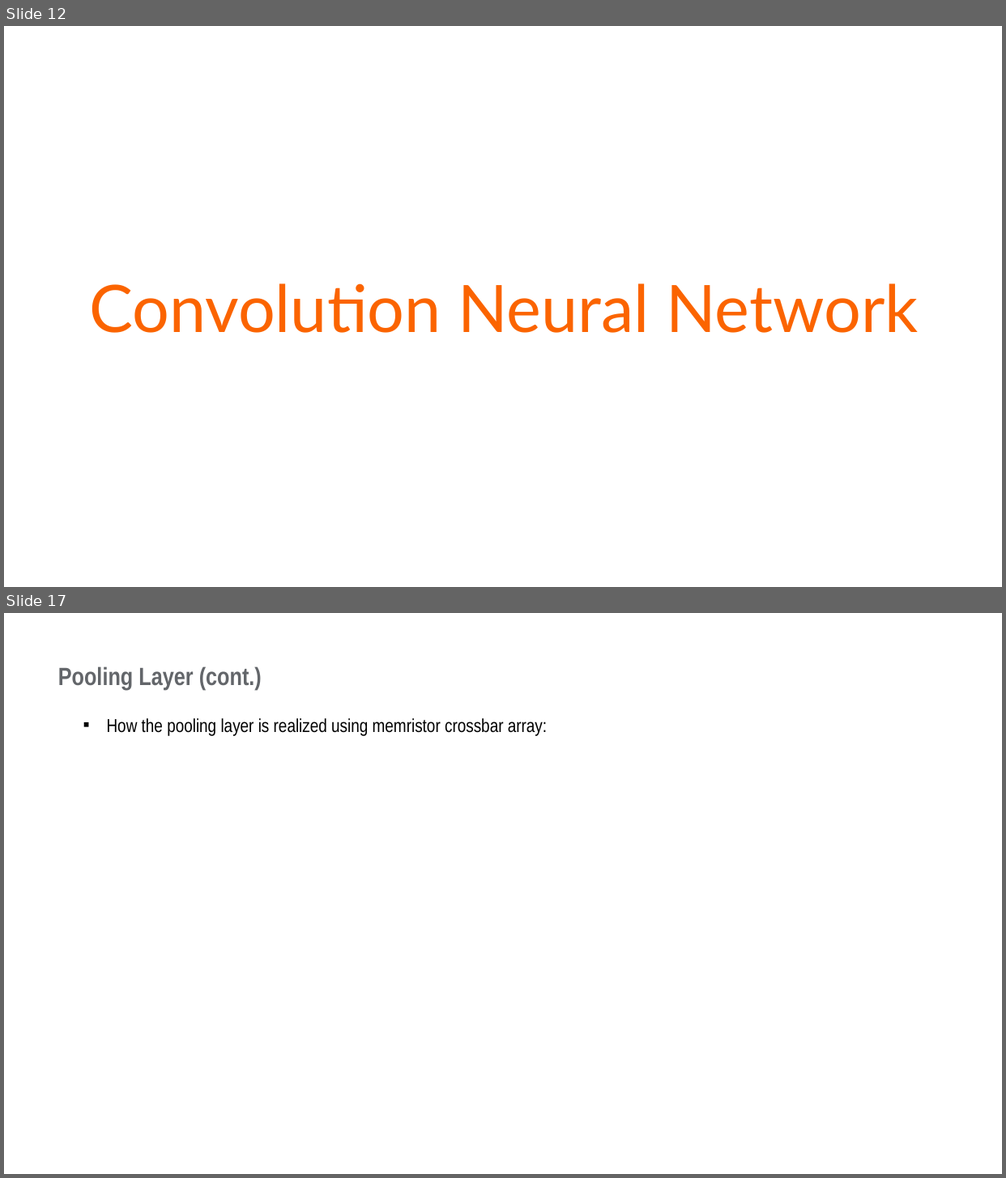
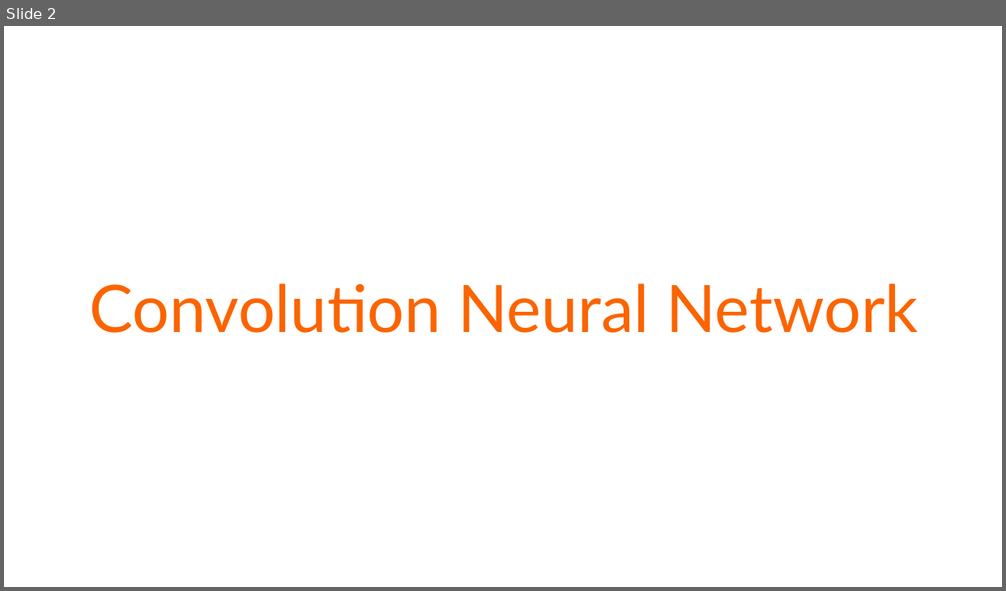
Before and after one commit to vohuynhquangnguyen/portfolio.codes-and-bytes, a slide deck: drafts/memristors/memristor.pptx. Shown one above the other, each under a label of ours: slides 12 and 17 before the commit, slide 2 after it; the slides between them are not shown. The pictures are 1006x1178 and 1006x591 pixels, drawn with LibreOffice and Linux fonts; fonts in the diff are those of the drawing; background and template pictures are left out. Boxes give left, top, right and bottom in pixels: in the first picture for what was removed or moved away, otherwise in the second. Text is boxed around its words. In the diff, an @@ line names an element or a change of style, - is before the commit and + after.

```diff
--- a/drafts/memristors/memristor.pptx
+++ b/drafts/memristors/memristor.pptx
@@ slide 17 removed at box(4, 613, 1002, 1174), background picture (left out) @@
@@ text removed at box(58, 666, 262, 690) @@
-Pooling Layer (cont.)
@@ text removed at box(107, 718, 547, 736) @@
-▪ How the pooling layer is realized using memristor crossbar array:
@@ what was slide 12 is now slide 2 @@
```
Also in this commit, not shown: 7 slides changed, 8 slides added, 1 other file.
